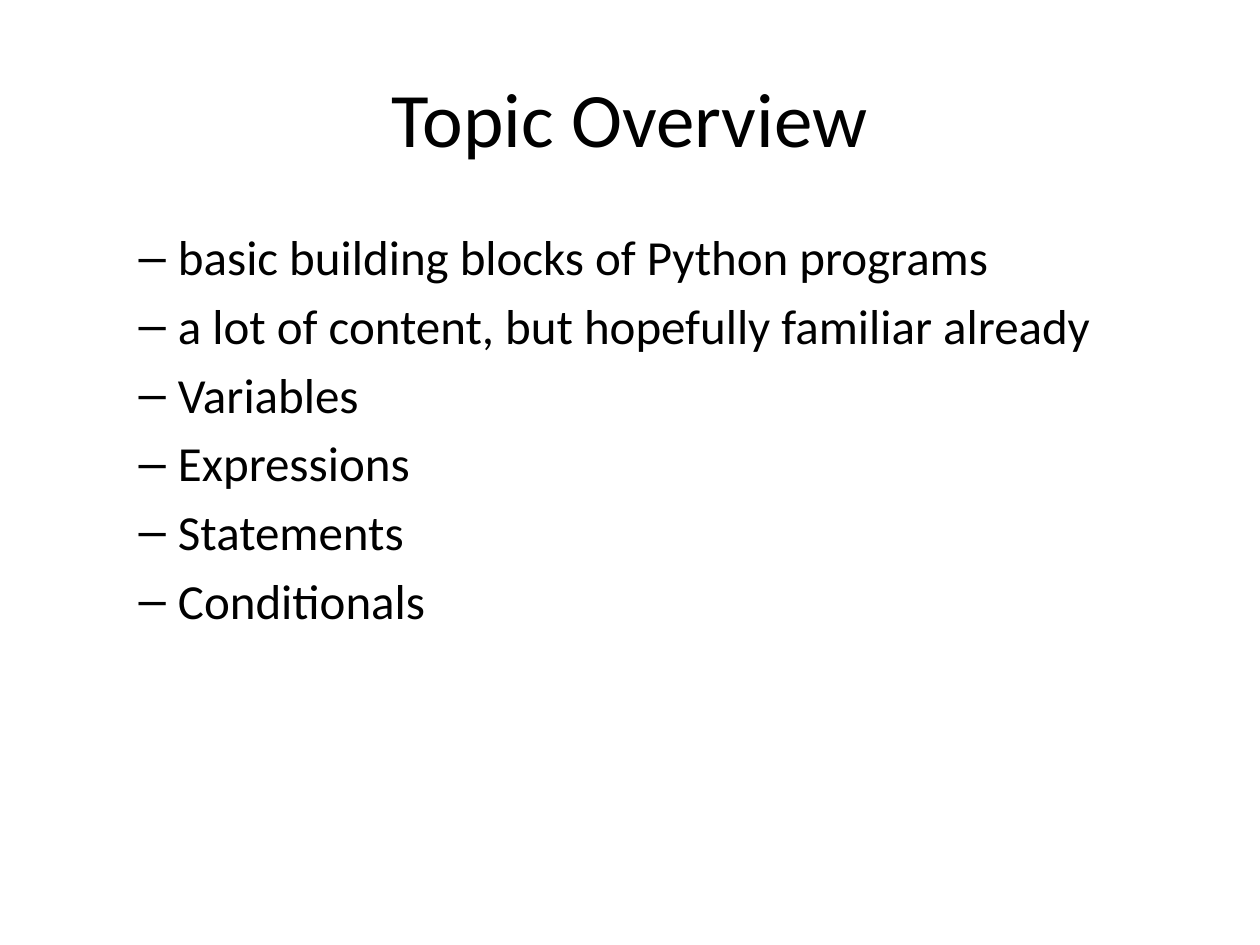
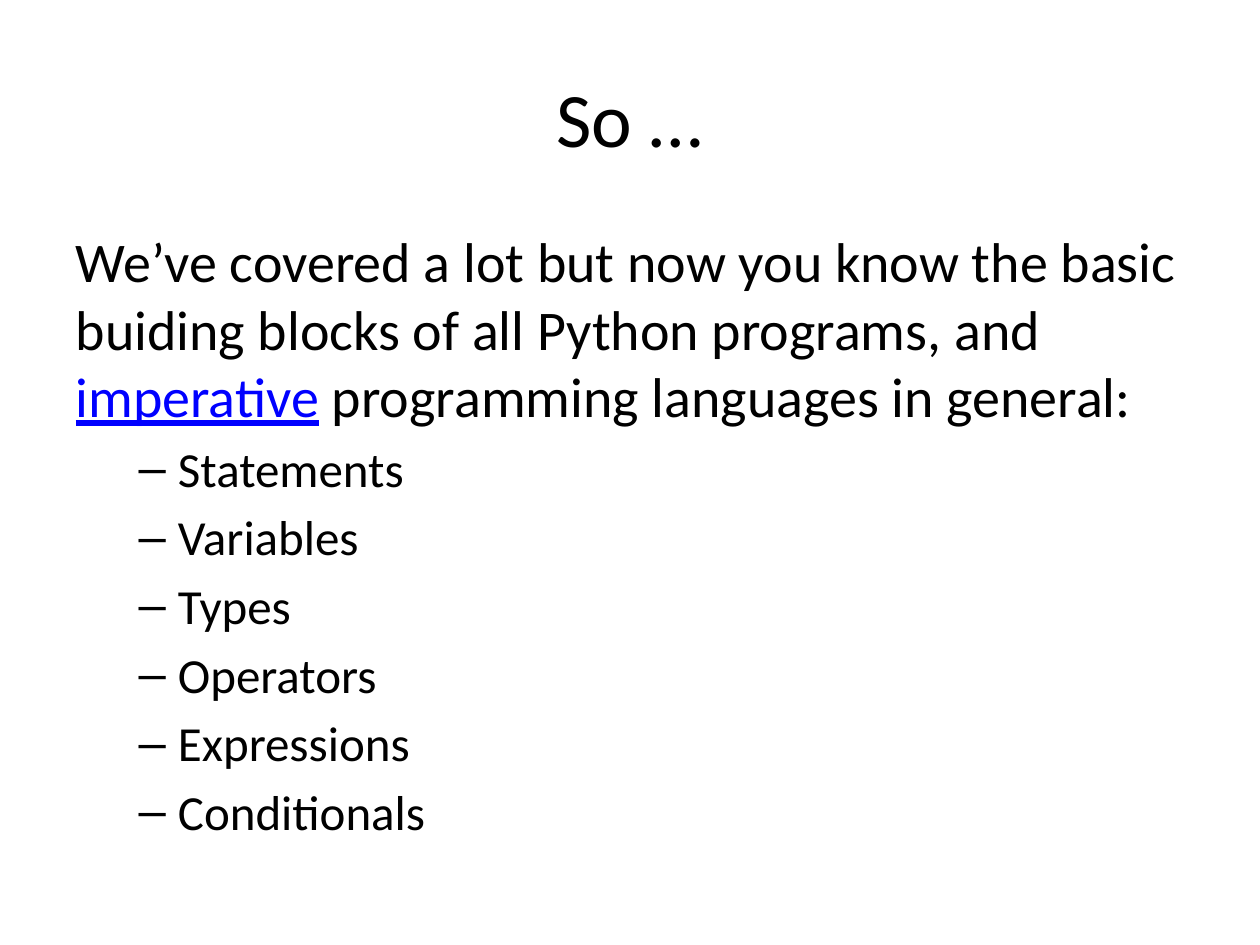
Before and after one commit to edsu/inst326, a slide deck: slide 22 of modules/module01/slides.pptx (slide 2 before the commit). Drawn at 1260x945 pixels with LibreOffice and Linux fonts; fonts in the diff are those of the drawing. Boxes give left, top, right and bottom in pixels: in the first picture for what was removed or moved away, otherwise in the second. Text is boxed around its words. In the diff, an @@ line names an element or a change of style, - is before the commit and + after.

Commit message:
latest build

```diff
--- a/modules/module01/slides.pptx
+++ b/modules/module01/slides.pptx
@@ title at (x1=557, y1=97, x2=633, y2=148): text changed @@
-Topic Overview
+So …
@@ text at (x1=76, y1=242, x2=1176, y2=488): text changed; size 28 to 32 pt @@
-  – basic building blocks of Python programs
-  – a lot of content, but hopefully familiar already
+We’ve covered a lot but now you know the basic buiding blocks of all Python programs, and imperative programming languages in general:
+  – Statements
@@ text at (x1=178, y1=518, x2=404, y2=551): paragraph removed @@
-  – Statements
@@ text at (x1=178, y1=592, x2=377, y2=701): paragraphs added @@
+  – Types
+  – Operators
```
Also in this commit, not shown: 5 other slides changed, 15 slides added, 3 slides removed, 4 other files.
